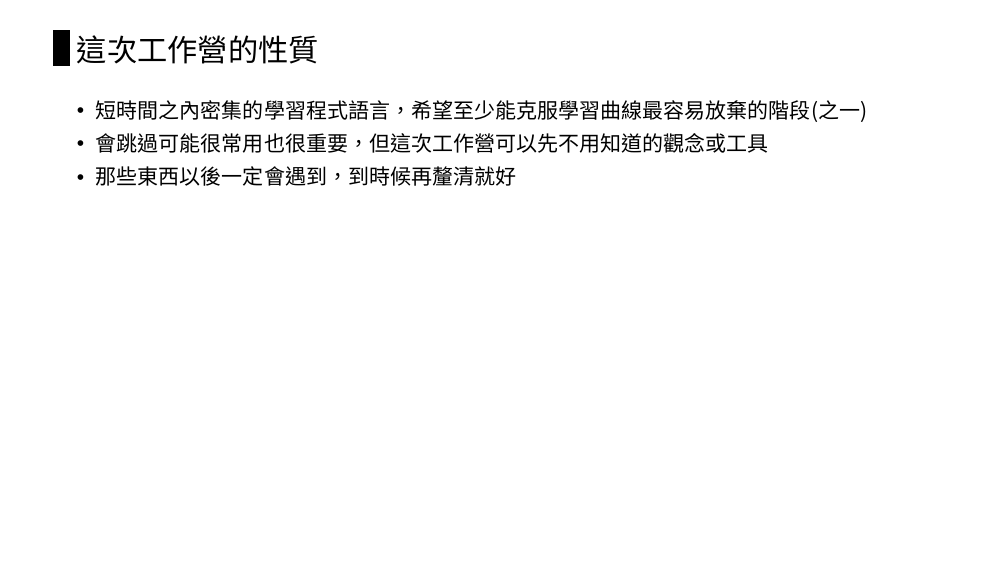
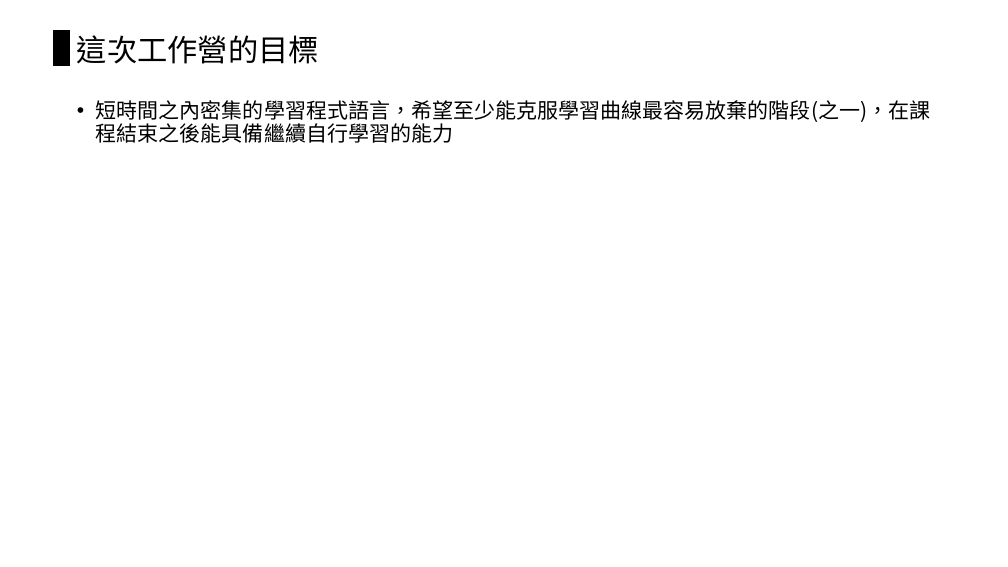
Before and after one commit to chiachin-yen/NCKU_workshop_2018, a slide deck: slide 3 of 2018_Eink工作營.pptx (slide 5 before the commit). Drawn at 1008x567 pixels with LibreOffice and Linux fonts; fonts in the diff are those of the drawing. Boxes give left, top, right and bottom in pixels: in the first picture for what was removed or moved away, otherwise in the second. Text is boxed around its words. In the diff, an @@ line names an element or a change of style, - is before the commit and + after.

Commit message:
update slides

```diff
--- a/2018_Eink工作營.pptx
+++ b/2018_Eink工作營.pptx
@@ title at (x1=77, y1=35, x2=319, y2=64): text changed @@
-這次工作營的性質
+這次工作營的目標
@@ text at (x1=96, y1=100, x2=931, y2=143): text changed @@
-• 短時間之內密集的學習程式語言，希望至少能克服學習曲線最容易放棄的階段(之一)
-• 會跳過可能很常用也很重要，但這次工作營可以先不用知道的觀念或工具
-• 那些東西以後一定會遇到，到時候再釐清就好
+• 短時間之內密集的學習程式語言，希望至少能克服學習曲線最容易放棄的階段(之一)，在課程結束之後能具備繼續自行學習的能力
```
Also in this commit, not shown: 2 other slides changed, 6 slides added, 1 slide removed.
